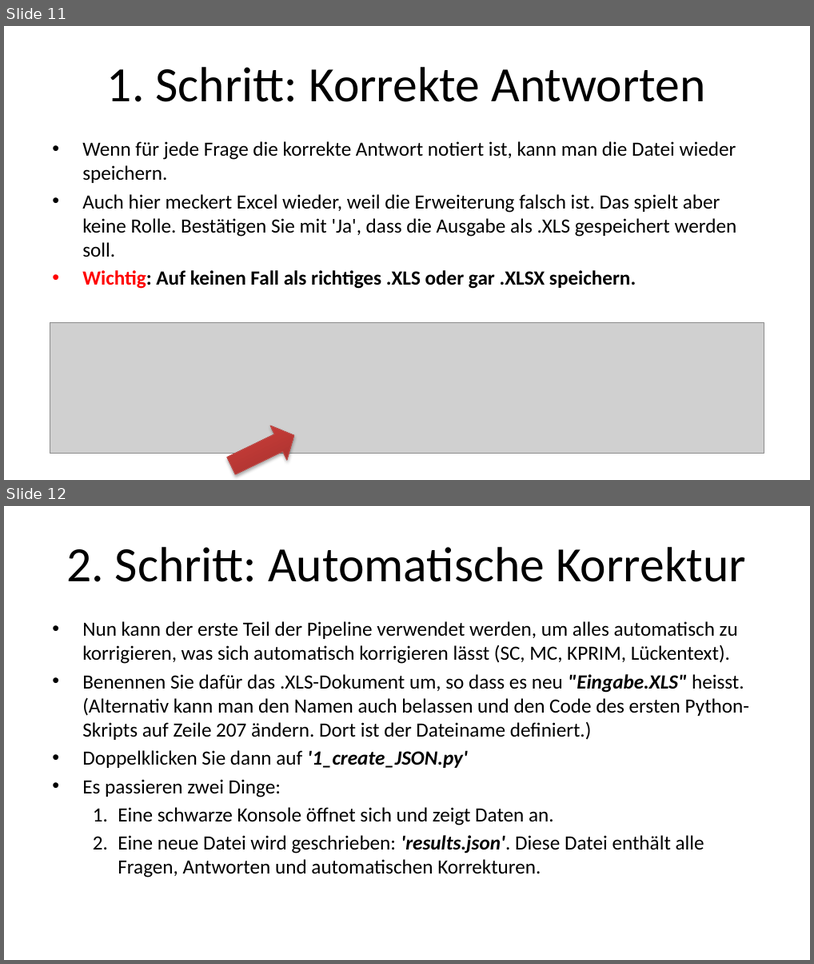
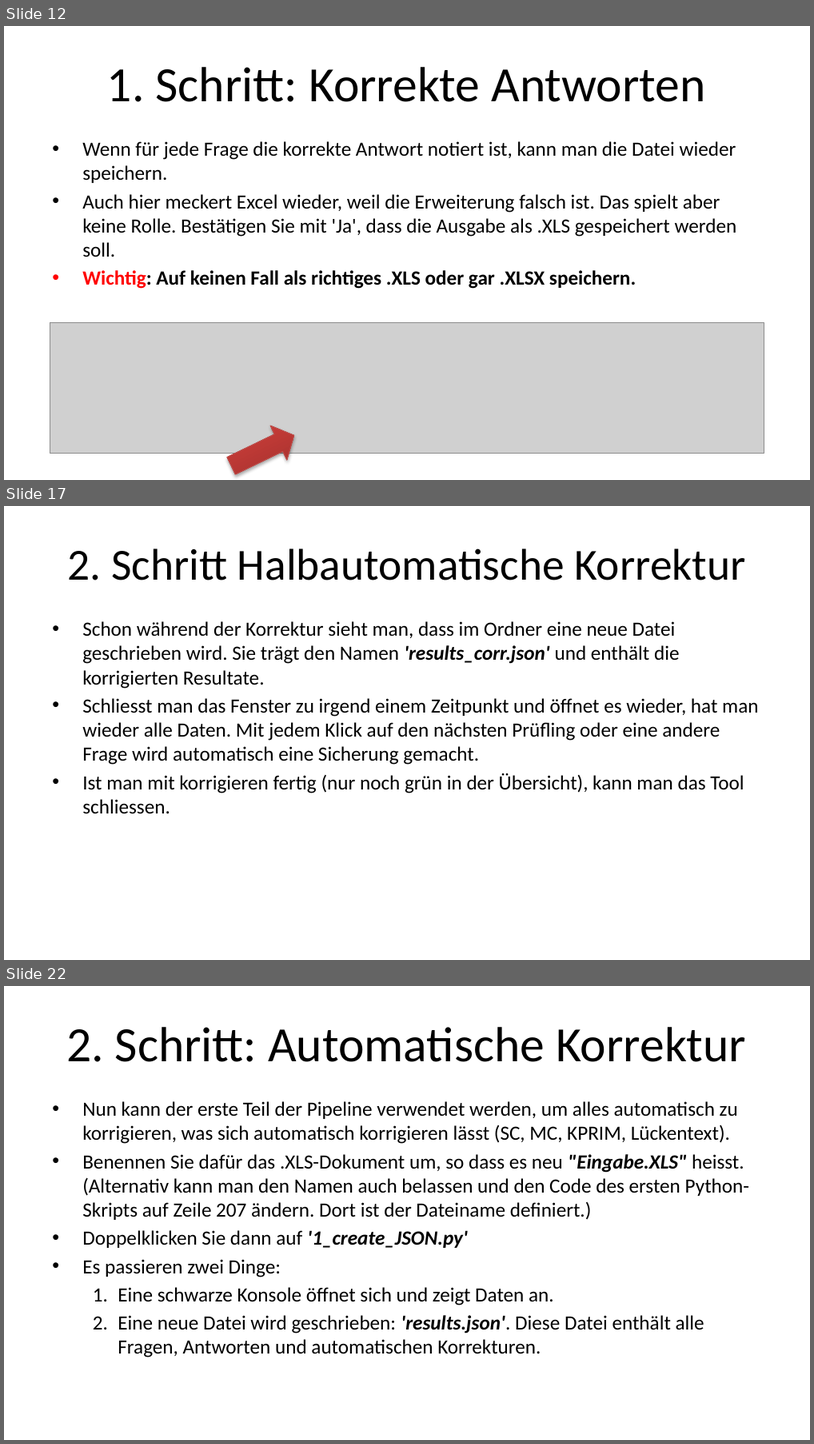
Before and after one commit to Tarlanc/Korrektur, a slide deck: Anleitung_Korrekturpipeline.pptx. Shown one above the other, each under a label of ours: slides 11 and 12 before the commit, slides 12, 17 and 22 after it; the slides between them are not shown. The pictures are 814x964 and 814x1444 pixels, drawn with LibreOffice and Linux fonts; fonts in the diff are those of the drawing; grey boxes stand for pictures. Boxes give left, top, right and bottom in pixels: in the first picture for what was removed or moved away, otherwise in the second. Text is boxed around its words. In the diff, an @@ line names an element or a change of style, - is before the commit and + after.

```diff
--- a/Anleitung_Korrekturpipeline.pptx
+++ b/Anleitung_Korrekturpipeline.pptx
@@ slide 17 added at (4,506,810,960), background #FFFFFF @@
@@ title added at (68,548,746,580), 39.6 pt, text #000000 @@
+2. Schritt Halbautomatische Korrektur
@@ text added at (82,621,758,814), 18 pt, text #000000 @@
+• Schon während der Korrektur sieht man, dass im Ordner eine neue Datei geschrieben wird. Sie trägt den Namen 'results_corr.json' und enthält die korrigierten Resultate.
+• Schliesst man das Fenster zu irgend einem Zeitpunkt und öffnet es wieder, hat man wieder alle Daten. Mit jedem Klick auf den nächsten Prüfling oder eine andere Frage wird automatisch eine Sicherung gemacht.
+• Ist man mit korrigieren fertig (nur noch grün in der Übersicht), kann man das Tool schliessen.
@@ what was slide 11 is now slide 12 @@
@@ what was slide 12 is now slide 22 @@
```
Also in this commit, not shown: 9 other slides added.
